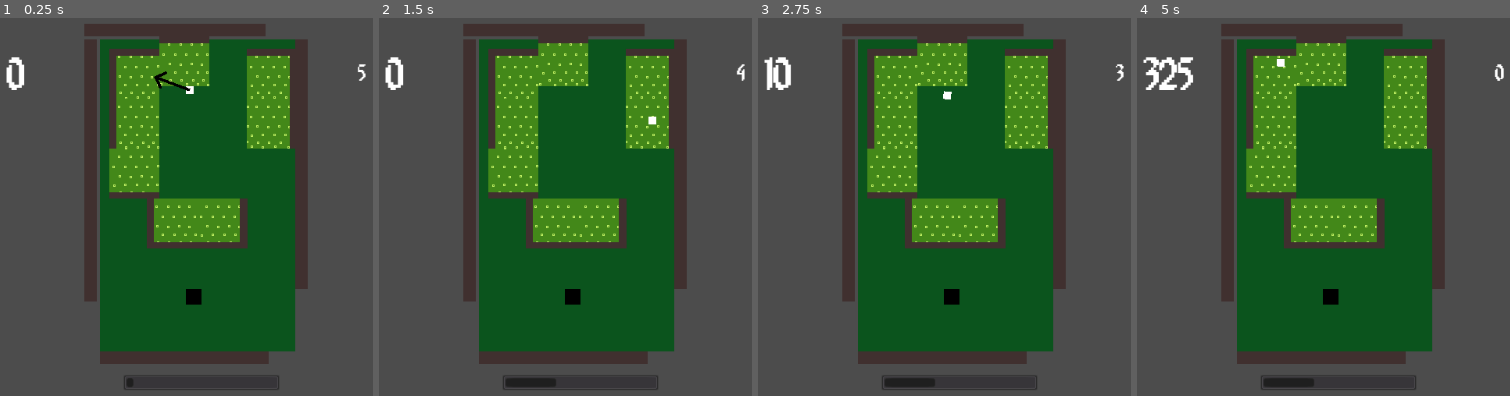
Above: before the commit, frames 1-4 (left to right).
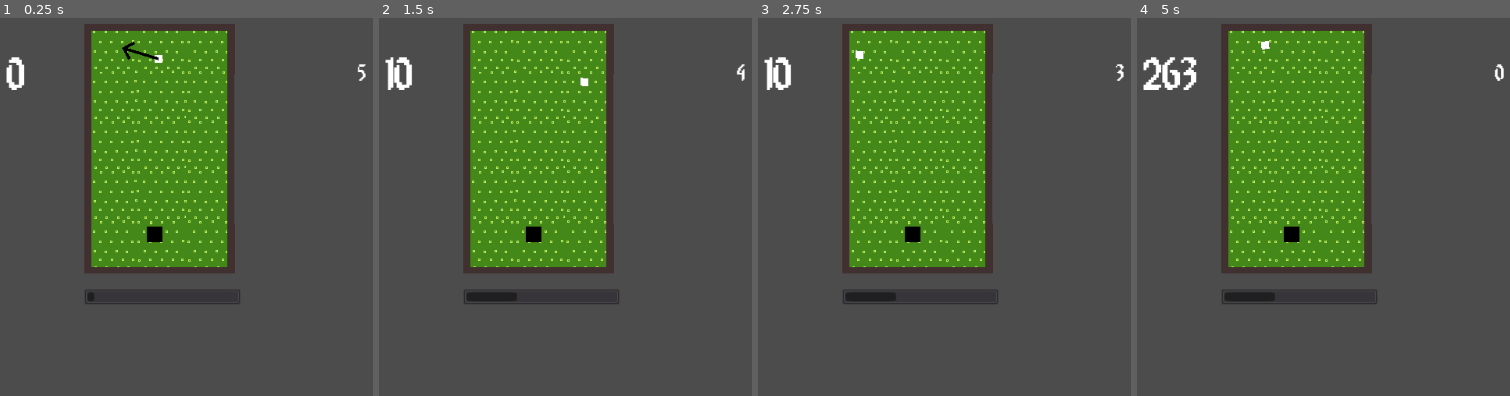
Above: after the commit, the same moments.

Repository: kenset/Par-One
Game: Godot game, scene res://PlayScene.tscn
Same seed, same stepped clock (60 frames per second), same inputs: the game is played once before the commit and once after it.
Inputs (mouse positions are in pixels of both pictures, inside the frame that each line leads up to):
- Up to frame 1 (0.25 s): no input
- Up to frame 2 (1.5 s): tap Enter at 0.5 s; move the mouse to (outside the picture) at 0.52 s; tap Space at 0.77 s; move the mouse to (509, 233) at 1.27 s
- Up to frame 3 (2.75 s): tap Space at 1.52 s; move the mouse to (1127, 108) at 2.02 s
- Up to frame 4 (5 s): move the mouse to (1386, 305) at 2.77 s; tap Space at 3.02, 3.5, 3.77, 4.52 s; move the mouse to (outside the picture) at 3.52 s; tap Enter at 4.25 s; move the mouse to (1185, 138) at 4.27 s

The runs differ from the first frame. In frame 1, 43% of the frame differs, in the area x 22-83%, y 1-99%; in frame 2, 44%; in frame 3, 43%; in frame 4, 44%, in the area x 1-83%, y 1-99%.

Commit message:
Forms basic course out of course tiles

Diff:
--- a/PlayScene.tscn
+++ b/PlayScene.tscn
@@ -15,13 +15,13 @@
 position = Vector2( 250, 60 )
 
 [node name="Hole" parent="." instance=ExtResource( 3 )]
-position = Vector2( 380, 400 )
+position = Vector2( 330, 320 )
 
 [node name="GolfBall" parent="." instance=ExtResource( 4 )]
-position = Vector2( 380, 140 )
+position = Vector2( 340, 100 )
 
 [node name="PowerMeter" parent="." instance=ExtResource( 5 )]
-position = Vector2( 300, 510 )
+position = Vector2( 250, 400 )
 
 [node name="Timer" parent="." instance=ExtResource( 6 )]
 position = Vector2( 600, 110 )
--- a/course/Course.tscn
+++ b/course/Course.tscn
@@ -1,60 +1,58 @@
 [gd_scene load_steps=10 format=2]
 
-[ext_resource path="res://StraightWall.tscn" type="PackedScene" id=1]
-[ext_resource path="res://course/BottomLeftCourse.tscn" type="PackedScene" id=2]
-[ext_resource path="res://course/BottomRightCourse.tscn" type="PackedScene" id=3]
-[ext_resource path="res://course/TopLeftCourse.tscn" type="PackedScene" id=4]
-[ext_resource path="res://course/TopRightCourse.tscn" type="PackedScene" id=5]
-[ext_resource path="res://course/SideLeftCourse.tscn" type="PackedScene" id=6]
-[ext_resource path="res://course/SideRightCourse.tscn" type="PackedScene" id=7]
+[ext_resource path="res://course/TopCourse.tscn" type="PackedScene" id=1]
+[ext_resource path="res://course/TopLeftCourse.tscn" type="PackedScene" id=2]
+[ext_resource path="res://course/TopRightCourse.tscn" type="PackedScene" id=3]
+[ext_resource path="res://course/SideLeftCourse.tscn" type="PackedScene" id=4]
+[ext_resource path="res://course/SideRightCourse.tscn" type="PackedScene" id=5]
+[ext_resource path="res://course/BottomLeftCourse.tscn" type="PackedScene" id=6]
+[ext_resource path="res://course/BottomRightCourse.tscn" type="PackedScene" id=7]
 [ext_resource path="res://course/BottomCourse.tscn" type="PackedScene" id=8]
-[ext_resource path="res://course/TopCourse.tscn" type="PackedScene" id=9]
+[ext_resource path="res://course/CourseGrass.tscn" type="PackedScene" id=9]
 
 [node name="Course" type="Node2D"]
 
-[node name="ColorRect" type="ColorRect" parent="."]
-margin_left = 20.0
-margin_top = 20.0
-margin_right = 270.0
-margin_bottom = 420.0
-color = Color( 0.0470588, 0.333333, 0.117647, 1 )
+[node name="TopCourse" parent="." instance=ExtResource( 1 )]
+position = Vector2( 96, 32 )
 
-[node name="LeftWall" parent="ColorRect" instance=ExtResource( 1 )]
-position = Vector2( -20, 0 )
-scale = Vector2( 0.5, 10.5 )
+[node name="TopLeftCourse" parent="." instance=ExtResource( 2 )]
+position = Vector2( 32, 32 )
 
-[node name="Right Wall" parent="ColorRect" instance=ExtResource( 1 )]
-position = Vector2( 250, 0 )
-scale = Vector2( 0.5, 10 )
+[node name="TopRightCourse" parent="." instance=ExtResource( 3 )]
+position = Vector2( 160, 32 )
 
-[node name="Top Wall" parent="ColorRect" instance=ExtResource( 1 )]
-position = Vector2( -20, -20 )
-scale = Vector2( 7.25, 0.5 )
+[node name="SideLeftCourse" parent="." instance=ExtResource( 4 )]
+position = Vector2( 32, 96 )
 
-[node name="Bottom Wall" parent="ColorRect" instance=ExtResource( 1 )]
-position = Vector2( 0, 400 )
-scale = Vector2( 6.75, 0.5 )
+[node name="SideLeftCourse2" parent="." instance=ExtResource( 4 )]
+position = Vector2( 32, 160 )
 
-[node name="BottomLeftCourse" parent="." instance=ExtResource( 2 )]
-position = Vector2( 112, 256 )
+[node name="SideLeftCourse3" parent="." instance=ExtResource( 4 )]
+position = Vector2( 32, 224 )
 
-[node name="BottomRightCourse" parent="." instance=ExtResource( 3 )]
-position = Vector2( 176, 256 )
+[node name="SideRightCourse" parent="." instance=ExtResource( 5 )]
+position = Vector2( 160, 96 )
 
-[node name="TopLeftCourse" parent="." instance=ExtResource( 4 )]
-position = Vector2( 64, 64 )
+[node name="SideRightCourse2" parent="." instance=ExtResource( 5 )]
+position = Vector2( 160, 160 )
 
-[node name="TopRightCourse" parent="." instance=ExtResource( 5 )]
-position = Vector2( 240, 64 )
+[node name="SideRightCourse3" parent="." instance=ExtResource( 5 )]
+position = Vector2( 160, 224 )
 
-[node name="SideLeftCourse" parent="." instance=ExtResource( 6 )]
-position = Vector2( 64, 128 )
+[node name="BottomLeftCourse" parent="." instance=ExtResource( 6 )]
+position = Vector2( 32, 288 )
 
-[node name="SideRightCourse" parent="." instance=ExtResource( 7 )]
-position = Vector2( 240, 128 )
+[node name="BottomRightCourse" parent="." instance=ExtResource( 7 )]
+position = Vector2( 160, 288 )
 
 [node name="BottomCourse" parent="." instance=ExtResource( 8 )]
-position = Vector2( 64, 192 )
+position = Vector2( 96, 288 )
 
-[node name="TopCourse" parent="." instance=ExtResource( 9 )]
-position = Vector2( 128, 48 )
+[node name="CourseGrass" parent="." instance=ExtResource( 9 )]
+position = Vector2( 96, 96 )
+
+[node name="CourseGrass2" parent="." instance=ExtResource( 9 )]
+position = Vector2( 96, 160 )
+
+[node name="CourseGrass5" parent="." instance=ExtResource( 9 )]
+position = Vector2( 96, 224 )
--- a/course/CourseGrass.tscn
+++ b/course/CourseGrass.tscn
@@ -2,7 +2,7 @@
 
 [ext_resource path="res://assets/course/GolfCourses_11.png" type="Texture" id=1]
 
-[node name="BottomCourse" type="Node2D"]
+[node name="CourseGrass" type="Node2D"]
 
 [node name="Sprite" type="Sprite" parent="."]
 texture = ExtResource( 1 )
